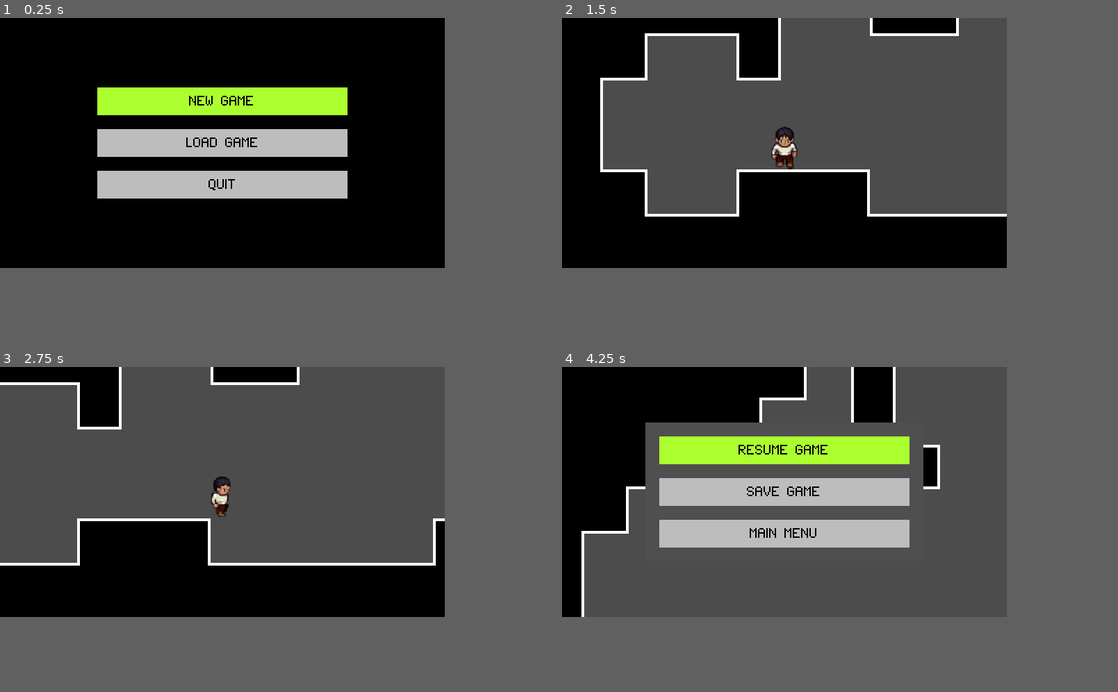
Above: before the commit, frames 1-4 (two rows, left to right).
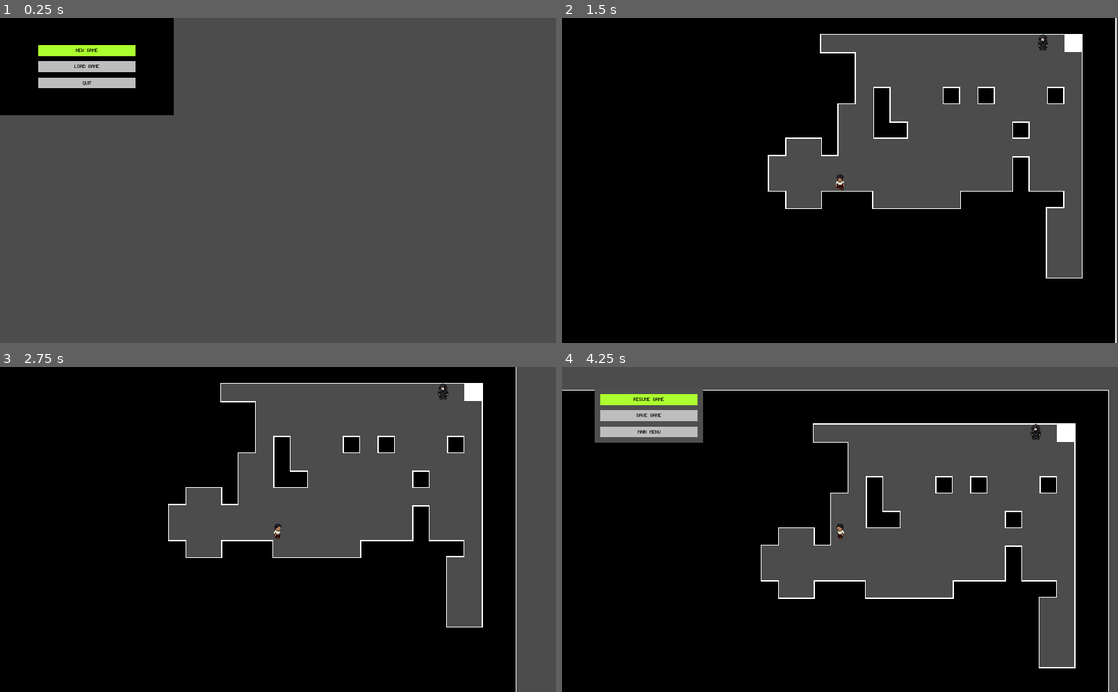
Above: after the commit, the same moments.

Repository: alittek/AC31009-Game
Game: Godot game, scene res://StartScreen.tscn
Two runs of this game, one before a commit and one after it. Both use one fixed random seed, a clock stepped at 60 frames per second and the inputs below.
Inputs:
- Up to frame 1 (0.25 s): no input
- Up to frame 2 (1.5 s): tap Enter at 0.5 s; hold Right (move_right) 0.53-1.28 s; hold Space (interact) 0.53-1.28 s; hold Down (move_down) from 1.28 s (still down); tap Space (interact) at 1.35 s
- Up to frame 3 (2.75 s): release Down (move_down) at 2.03 s; hold Right (move_right) from 2.03 s (still down); hold Space (interact) from 2.03 s (still down)
- Up to frame 4 (4.25 s): release Right (move_right) at 2.78 s; release Space (interact) at 2.78 s; hold Up (move_up) 2.78-3.53 s; tap Space (interact) at 2.85 s; hold Left (move_left) from 3.53 s (still down); hold Space (interact) from 3.53 s (still down); tap Escape (menu) at 4.15 s
In our replay, the window is 640x360 before the commit and 800x468 after it. These sizes can differ from the game's own. Grey fills any space a smaller window leaves; there, only what the larger window draws over its background counts as a difference.

The runs differ from the first frame. In frame 1, 55% of the frame differs, in the area x 0-80%, y 0-77%; in frame 2, 31%; in frame 3, 38%; in frame 4, 49%.

Commit message:
add NPC player functionality
add enemy following player
two different scrips

Diff:
--- /dev/null
+++ b/NPC.gd
@@ -0,0 +1,75 @@
+extends KinematicBody2D
+
+# Node references
+var player
+# Random number generator
+var rng = RandomNumberGenerator.new()
+# Movement variables
+export var speed = 25
+var direction : Vector2
+var last_direction = Vector2(0, 1)
+var bounce_countdown = 0
+
+func _ready():
+	player = get_tree().root.get_node("WorldMap/Player")
+	rng.randomize()
+
+func _on_Timer_timeout():
+	# Calculate the position of the player relative to the skeleton
+	var player_relative_position = player.position - position
+	print(player_relative_position)
+
+	if player_relative_position.length() <= 16:
+		# If player is near, don't move but turn toward it
+		direction = Vector2.ZERO
+		last_direction = player_relative_position.normalized()
+	elif player_relative_position.length() <= 100 and bounce_countdown == 0:
+		# If player is within range, move toward it
+		direction = player_relative_position.normalized()
+	elif bounce_countdown == 0:
+		# If player is too far, randomly decide whether to stand still or where to move
+		var random_number = rng.randf()
+		if random_number < 0.05:
+			direction = Vector2.ZERO
+		elif random_number < 0.1:
+			direction = Vector2.DOWN.rotated(rng.randf() * 2 * PI)
+
+	# Update bounce countdown
+	if bounce_countdown > 0:
+		bounce_countdown = bounce_countdown - 1
+
+func _physics_process(delta):
+	var movement = direction * speed * delta
+
+	var collision = move_and_collide(movement)
+
+	if collision != null and collision.collider.name != "Player":
+		direction = direction.rotated(rng.randf_range(PI/4, PI/2))
+		bounce_countdown = rng.randi_range(2, 5)
+
+#func get_animation_direction(direction: Vector2):
+#	var norm_direction = direction.normalized()
+#	if norm_direction.y >= 0.707:
+#		return "down"
+#	elif norm_direction.y <= -0.707:
+#		return "up"
+#	elif norm_direction.x <= -0.707:
+#		return "left"
+#	elif norm_direction.x >= 0.707:
+#		return "right"
+#	return "down"
+#
+#func animates_monster(direction: Vector2):
+#	if direction != Vector2.ZERO:
+#		last_direction = direction
+#
+#		# Choose walk animation based on movement direction
+#		#var animation = get_animation_direction(last_direction) + "_walk"
+#		var animation = "Walk_" + get_animation_direction(last_direction)
+#		# Play the walk animation
+#		$AnimatonPlayer.play(animation)
+#	else:
+##		# Choose idle animation based on last movement direction and play it
+##		var animation = get_animation_direction(last_direction) + "_idle"
+##		$AnimatedSprite.play(animation)
+#		$AnimatonPlayer.stop(false)
--- /dev/null
+++ b/NPC.tscn
@@ -0,0 +1,164 @@
+[gd_scene load_steps=12 format=2]
+
+[ext_resource path="res://NPC/hooded.png" type="Texture" id=1]
+[ext_resource path="res://NPC.gd" type="Script" id=2]
+
+[sub_resource type="Animation" id=1]
+resource_name = "Idle_down"
+tracks/0/type = "value"
+tracks/0/path = NodePath("Sprite:frame")
+tracks/0/interp = 1
+tracks/0/loop_wrap = true
+tracks/0/imported = false
+tracks/0/enabled = true
+tracks/0/keys = {
+"times": PoolRealArray( 0.1 ),
+"transitions": PoolRealArray( 1 ),
+"update": 1,
+"values": [ 4 ]
+}
+
+[sub_resource type="Animation" id=2]
+resource_name = "Idle_left"
+tracks/0/type = "value"
+tracks/0/path = NodePath("Sprite:frame")
+tracks/0/interp = 1
+tracks/0/loop_wrap = true
+tracks/0/imported = false
+tracks/0/enabled = true
+tracks/0/keys = {
+"times": PoolRealArray( 0.1 ),
+"transitions": PoolRealArray( 1 ),
+"update": 1,
+"values": [ 10 ]
+}
+
+[sub_resource type="Animation" id=3]
+resource_name = "Idle_right"
+tracks/0/type = "value"
+tracks/0/path = NodePath("Sprite:frame")
+tracks/0/interp = 1
+tracks/0/loop_wrap = true
+tracks/0/imported = false
+tracks/0/enabled = true
+tracks/0/keys = {
+"times": PoolRealArray( 0.1 ),
+"transitions": PoolRealArray( 1 ),
+"update": 1,
+"values": [ 18 ]
+}
+
+[sub_resource type="Animation" id=4]
+resource_name = "Idle_up"
+tracks/0/type = "value"
+tracks/0/path = NodePath("Sprite:frame")
+tracks/0/interp = 1
+tracks/0/loop_wrap = true
+tracks/0/imported = false
+tracks/0/enabled = true
+tracks/0/keys = {
+"times": PoolRealArray( 0.1 ),
+"transitions": PoolRealArray( 1 ),
+"update": 1,
+"values": [ 24 ]
+}
+
+[sub_resource type="Animation" id=5]
+length = 0.8
+loop = true
+tracks/0/type = "value"
+tracks/0/path = NodePath("Sprite:frame")
+tracks/0/interp = 1
+tracks/0/loop_wrap = true
+tracks/0/imported = false
+tracks/0/enabled = true
+tracks/0/keys = {
+"times": PoolRealArray( 0, 0.1, 0.2, 0.3, 0.4, 0.5, 0.6, 0.7 ),
+"transitions": PoolRealArray( 1, 1, 1, 1, 1, 1, 1, 1 ),
+"update": 1,
+"values": [ 0, 1, 2, 3, 4, 5, 6, 7 ]
+}
+
+[sub_resource type="Animation" id=6]
+length = 0.8
+loop = true
+tracks/0/type = "value"
+tracks/0/path = NodePath("Sprite:frame")
+tracks/0/interp = 1
+tracks/0/loop_wrap = true
+tracks/0/imported = false
+tracks/0/enabled = true
+tracks/0/keys = {
+"times": PoolRealArray( 0, 0.1, 0.2, 0.3, 0.4, 0.5, 0.6, 0.7 ),
+"transitions": PoolRealArray( 1, 1, 1, 1, 1, 1, 1, 1 ),
+"update": 1,
+"values": [ 8, 9, 10, 11, 12, 13, 14, 15 ]
+}
+
+[sub_resource type="Animation" id=7]
+length = 0.8
+loop = true
+tracks/0/type = "value"
+tracks/0/path = NodePath("Sprite:frame")
+tracks/0/interp = 1
+tracks/0/loop_wrap = true
+tracks/0/imported = false
+tracks/0/enabled = true
+tracks/0/keys = {
+"times": PoolRealArray( 0, 0.1, 0.2, 0.3, 0.4, 0.5, 0.6, 0.7 ),
+"transitions": PoolRealArray( 1, 1, 1, 1, 1, 1, 1, 1 ),
+"update": 1,
+"values": [ 16, 17, 18, 19, 20, 21, 22, 23 ]
+}
+
+[sub_resource type="Animation" id=8]
+length = 0.8
+tracks/0/type = "value"
+tracks/0/path = NodePath("Sprite:frame")
+tracks/0/interp = 1
+tracks/0/loop_wrap = true
+tracks/0/imported = false
+tracks/0/enabled = true
+tracks/0/keys = {
+"times": PoolRealArray( 0, 0.1, 0.2, 0.3, 0.4, 0.5, 0.6, 0.7 ),
+"transitions": PoolRealArray( 1, 1, 1, 1, 1, 1, 1, 1 ),
+"update": 1,
+"values": [ 24, 25, 26, 27, 28, 29, 30, 31 ]
+}
+
+[sub_resource type="CapsuleShape2D" id=9]
+radius = 17.983
+height = 23.4227
+
+[node name="NPC" type="KinematicBody2D"]
+scale = Vector2( 0.5, 0.5 )
+script = ExtResource( 2 )
+
+[node name="Sprite" type="Sprite" parent="."]
+texture = ExtResource( 1 )
+vframes = 4
+hframes = 8
+region_rect = Rect2( 20, 15, 40, 65 )
+
+[node name="AnimationPlayer" type="AnimationPlayer" parent="."]
+anims/Idle_down = SubResource( 1 )
+anims/Idle_left = SubResource( 2 )
+anims/Idle_right = SubResource( 3 )
+anims/Idle_up = SubResource( 4 )
+anims/Walk_down = SubResource( 5 )
+anims/Walk_left = SubResource( 6 )
+anims/Walk_right = SubResource( 7 )
+anims/Walk_up = SubResource( 8 )
+
+[node name="CollisionShape2D" type="CollisionShape2D" parent="."]
+position = Vector2( 1.52588e-05, 8.08586 )
+shape = SubResource( 9 )
+
+[node name="RayCast2D" type="RayCast2D" parent="."]
+position = Vector2( 0, 2.47487 )
+enabled = true
+
+[node name="Timer" type="Timer" parent="."]
+wait_time = 0.25
+autostart = true
+[connection signal="timeout" from="Timer" to="." method="_on_Timer_timeout"]
--- /dev/null
+++ b/OtherNPC.gd
@@ -0,0 +1,21 @@
+#extends KinematicBody2D
+#
+#var curHp : int = 5
+#var maxHp : int = 5
+#
+#var moveSpeed : int = 30
+#var xpToGive : int = 30
+#
+#var damage : int = 1
+#var attackRate : float = 1.0
+#var attackDist : int = 80
+#var chaseDist : int = 400
+#
+#onready var timer = $Timer
+#onready var target = get_tree().root.get_node("WorldMap/Player")
+#
+#func _physics_process (delta):
+#	var dist = position.distance_to(target.position)
+#	if dist > attackDist and dist < chaseDist:
+#		var vel = (target.position - position).normalized()
+#		move_and_slide(vel * moveSpeed)
--- a/World.gd
+++ b/World.gd
@@ -2,6 +2,7 @@
 
 const Player = preload("res://Player.tscn")
 const Exit = preload("res://ExitDoor.tscn")
+const NPC = preload("res://NPC.tscn")
 
 var borders = Rect2(1, 1, 30, 17)
 onready var tileMap = $TileMap
@@ -34,10 +35,16 @@
 	exit.position = walker.get_end_room().position*32
 	exit.connect("leaving_level", self, "reload_level")
 
-
 	# place enemies/artifacts:
 	# walker.rooms() and the loop through the rooms
 	# or only plave in certain size rooms
+	var npc = NPC.instance()
+	add_child(npc)
+	npc.position = walker.get_end_room().position*31
+
+
+
+
 
 	walker.queue_free()
 	for location in map:
--- a/project.godot
+++ b/project.godot
@@ -32,8 +32,6 @@
 
 [display]
 
-window/size/width=320
-window/size/height=180
 window/size/test_width=1024
 window/size/test_height=600
 window/stretch/mode="2d"
